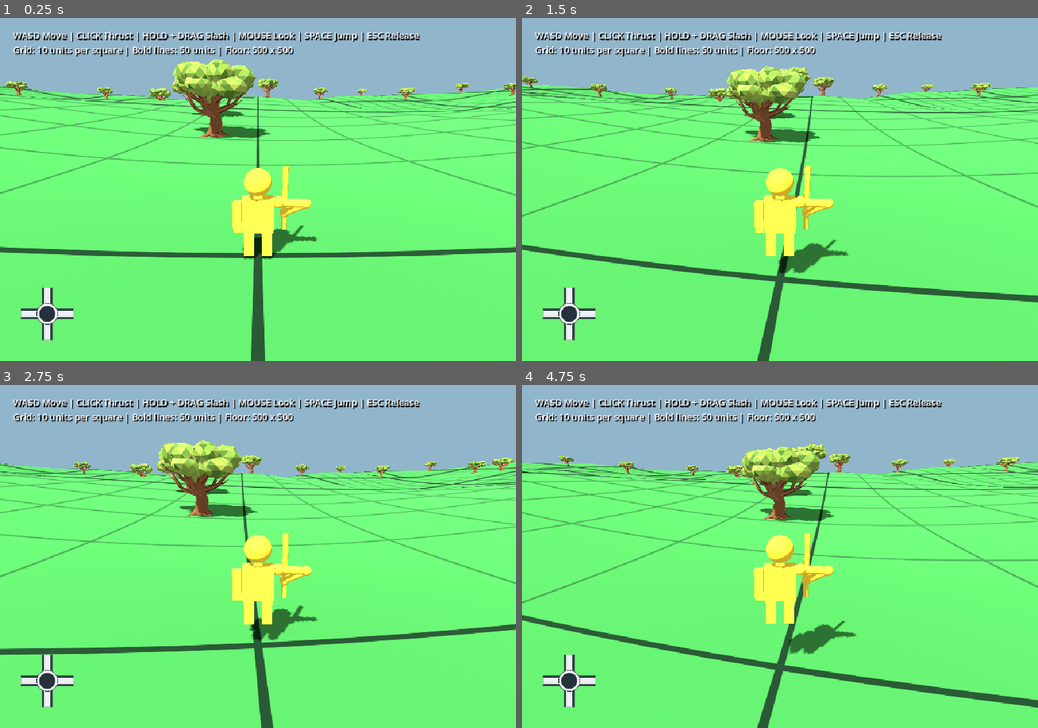
Above: before the commit, frames 1-4 (two rows, left to right).
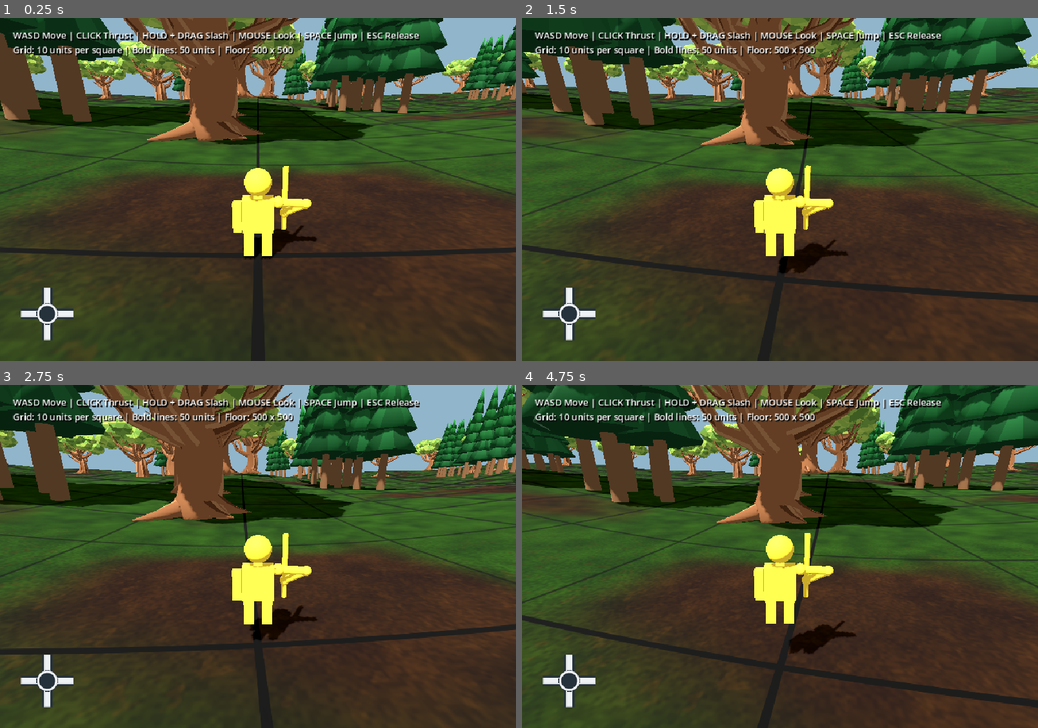
Above: after the commit, the same moments.

Repository: AbelDude/tarnation
Game: Godot game, scene res://main.tscn
Same seed, same stepped clock (60 frames per second), same inputs: the game is played once before the commit and once after it.
Inputs (mouse positions are in pixels of both pictures, inside the frame that each line leads up to):
- Up to frame 1 (0.25 s): no input
- Up to frame 2 (1.5 s): tap Enter at 0.5 s; move the mouse to (805, 189) at 0.52 s; hold Up from 0.53 s (still down); click (805, 189) at 0.67 s; tap Space at 0.77 s; move the mouse to (754, 189) at 1.27 s
- Up to frame 3 (2.75 s): keep holding Up; tap Space at 1.52, 2 s; move the mouse to (268, 549) at 2.02 s
- Up to frame 4 (4.75 s): keep holding Up; move the mouse to (774, 563) at 2.77 s; click (774, 563) at 2.92 s; tap Space at 3.02, 3.77, 4.52 s; move the mouse to (816, 559) at 3.52 s; move the mouse to (738, 553) at 4.27 s

The runs differ from the first frame. In frame 1, 92% of the frame differs, in the area x 0-100%, y 0-100%; in frame 2, 93%; in frame 3, 92%; in frame 4, 94%.

Commit message:
Add pine clusters, enlarge trees, and add mossy forest floor

Diff:
--- a/floor_grid.gdshader
+++ b/floor_grid.gdshader
@@ -16,11 +16,40 @@
 	return max(coverage.x, coverage.y);
 }
 
+float hash_ground(vec2 point) {
+	return fract(sin(dot(point, vec2(127.1, 311.7))) * 43758.5453);
+}
+
+float ground_noise(vec2 point) {
+	vec2 cell = floor(point);
+	vec2 fraction = fract(point);
+	vec2 blend = fraction * fraction * (3.0 - 2.0 * fraction);
+	return mix(mix(hash_ground(cell), hash_ground(cell + vec2(1.0, 0.0)), blend.x),
+		mix(hash_ground(cell + vec2(0.0, 1.0)), hash_ground(cell + vec2(1.0)), blend.x), blend.y);
+}
+
+float layered_noise(vec2 point) {
+	return ground_noise(point) * 0.57
+		+ ground_noise(point * 2.07 + vec2(13.2, 7.1)) * 0.28
+		+ ground_noise(point * 4.13 + vec2(-8.4, 19.7)) * 0.15;
+}
+
 void fragment() {
 	float minor = grid_line(floor_position, 10.0, 0.035);
 	float major = grid_line(floor_position, 50.0, 0.09);
-	vec3 grass = vec3(0.224, 0.545, 0.251);
-	ALBEDO = mix(grass, vec3(0.13, 0.32, 0.16), minor * 0.8);
-	ALBEDO = mix(ALBEDO, vec3(0.07, 0.19, 0.10), major);
-	ROUGHNESS = 0.95;
+	// Broad irregular patches, medium leaf litter, and small earthy flecks.
+	vec2 warp = vec2(ground_noise(floor_position * 0.04), ground_noise(floor_position * 0.04 + vec2(51.0))) * 5.0;
+	float patches = layered_noise((floor_position + warp) * 0.065);
+	float litter = layered_noise(floor_position * 0.6 + vec2(24.0, -17.0));
+	float grain = ground_noise(floor_position * 9.0);
+	float detail_visibility = 1.0 - smoothstep(0.06, 0.3, max(fwidth(floor_position.x), fwidth(floor_position.y)));
+	vec3 soil = mix(vec3(0.075, 0.038, 0.018), vec3(0.18, 0.10, 0.043), litter);
+	vec3 moss = mix(vec3(0.055, 0.13, 0.025), vec3(0.12, 0.24, 0.045), litter);
+	vec3 floor_color = mix(soil, moss, smoothstep(0.23, 0.46, patches));
+	float leaves = smoothstep(0.62, 0.79, layered_noise(floor_position * 2.5));
+	floor_color = mix(floor_color, vec3(0.22, 0.13, 0.045), leaves * 0.3 * detail_visibility);
+	floor_color *= mix(1.0, mix(0.8, 1.16, grain), detail_visibility);
+	ALBEDO = mix(floor_color, vec3(0.022, 0.032, 0.014), minor * 0.62);
+	ALBEDO = mix(ALBEDO, vec3(0.012, 0.019, 0.008), major * 0.85);
+	ROUGHNESS = mix(0.88, 1.0, litter);
 }
--- a/forest.gd
+++ b/forest.gd
@@ -6,6 +6,10 @@
 const WORLD_SIZE := 500.0
 const MIN_SPACING := 12.0
 const START_CLEARANCE := 12.0
+const PERSON_HEIGHT := 2.11
+const OAK_TO_PERSON_RATIO := 13.0
+const MODEL_HEIGHT := 8.427527
+const OAK_SCALE := PERSON_HEIGHT * OAK_TO_PERSON_RATIO / MODEL_HEIGHT
 
 var tree_positions: Array[Vector3] = []
 
@@ -30,7 +34,7 @@
 			continue
 		var position_on_ground := Vector3(point.x, TERRAIN.height_at(point.x, point.y) - 0.15, point.y)
 		tree_positions.append(position_on_ground)
-		var size := rng.randf_range(0.85, 1.15)
+		var size := OAK_SCALE * rng.randf_range(0.85, 1.15)
 		# Keep the imported scene intact so its animated blend shapes still sway.
 		var tree := scene.instantiate() as Node3D
 		tree.name = "Oak_%03d" % tree_positions.size()
--- a/main.gd
+++ b/main.gd
@@ -12,6 +12,10 @@
 	forest.name = "Forest"
 	forest.set_script(preload("res://forest.gd"))
 	add_child(forest)
+	var pines := Node3D.new()
+	pines.name = "PineForest"
+	pines.set_script(preload("res://pine_forest.gd"))
+	add_child(pines)
 	add_box("NorthWall", Vector3(0, 40, -250), Vector3(500.5, 100, 0.5), Color("254d30"), false)
 	add_box("SouthWall", Vector3(0, 40, 250), Vector3(500.5, 100, 0.5), Color("254d30"), false)
 	add_box("WestWall", Vector3(-250, 40, 0), Vector3(0.5, 100, 500), Color("254d30"), false)
--- /dev/null
+++ b/pine_forest.gd
@@ -0,0 +1,162 @@
+extends Node3D
+
+const TERRAIN := preload("res://terrain.gd")
+const CLUSTER_AREA := 10000.0
+const MIN_TREES_PER_CLUSTER := 3
+const MAX_TREES_PER_CLUSTER := 12
+const WORLD_SIZE := 500.0
+
+var pine_height := 0.0
+var pine_width_scale := 1.0
+var cluster_centers: Array[Vector2] = []
+var cluster_positions: Array = []
+
+
+func _ready() -> void:
+	var oak := load("res://assets/ancient-oak-swaying.glb").instantiate() as Node3D
+	var limits := [INF, -INF]
+	measure_height(oak, Transform3D.IDENTITY, limits)
+	oak.free()
+	var model_height: float = limits[1] - limits[0]
+	var oak_scale: float = get_parent().get_node("Forest").OAK_SCALE
+	pine_height = model_height * oak_scale * 1.5
+	pine_width_scale = pine_height / (model_height * 1.6)
+	var rng := RandomNumberGenerator.new()
+	rng.randomize()
+	var variants: Array[ArrayMesh] = []
+	for index in range(8):
+		variants.append(create_pine_mesh(rng))
+	var oak_positions: Array = get_parent().get_node("Forest").tree_positions
+	var desired := int(WORLD_SIZE * WORLD_SIZE / CLUSTER_AREA)
+	var attempts := 0
+	while cluster_centers.size() < desired and attempts < 10000:
+		attempts += 1
+		var center := Vector2(rng.randf_range(-232, 232), rng.randf_range(-232, 232))
+		if center.length() < 28.0:
+			continue
+		var clear := true
+		for existing in cluster_centers:
+			if center.distance_to(existing) < 40.0:
+				clear = false
+		if not clear:
+			continue
+		var tree_count := rng.randi_range(MIN_TREES_PER_CLUSTER, MAX_TREES_PER_CLUSTER)
+		var offsets := make_cluster(rng, tree_count)
+		if offsets.size() != tree_count:
+			continue
+		for offset in offsets:
+			for oak_position in oak_positions:
+				if (center + offset).distance_to(Vector2(oak_position.x, oak_position.z)) < 3.5:
+					clear = false
+		if not clear:
+			continue
+		var positions: Array[Vector3] = []
+		var cluster := Node3D.new()
+		cluster.name = "PineCluster_%02d" % cluster_centers.size()
+		add_child(cluster)
+		for offset in offsets:
+			var point := center + offset
+			var base := Vector3(point.x, TERRAIN.height_at(point.x, point.y) - 0.08, point.y)
+			positions.append(base)
+			var tree := MeshInstance3D.new()
+			tree.name = "Pine_%02d" % positions.size()
+			tree.mesh = variants[rng.randi_range(0, variants.size() - 1)]
+			tree.position = base
+			tree.rotation.y = rng.randf_range(0, TAU)
+			cluster.add_child(tree)
+			var trunk := StaticBody3D.new()
+			trunk.position = base + Vector3(0, pine_height * 0.3, 0)
+			var collision := CollisionShape3D.new()
+			var shape := CylinderShape3D.new()
+			shape.radius = 0.3 * pine_width_scale
+			shape.height = pine_height * 0.6
+			collision.shape = shape
+			trunk.add_child(collision)
+			cluster.add_child(trunk)
+		cluster_centers.append(center)
+		cluster_positions.append(positions)
+	assert(cluster_centers.size() == desired, "Could not place requested pine clusters")
+
+
+func make_cluster(rng: RandomNumberGenerator, tree_count: int) -> Array[Vector2]:
+	var points: Array[Vector2] = [Vector2.ZERO]
+	for attempt in range(2000):
+		if points.size() == tree_count:
+			break
+		var anchor := points[rng.randi_range(0, points.size() - 1)]
+		var candidate := anchor + Vector2.from_angle(rng.randf_range(0, TAU)) * rng.randf_range(4.6, 5.4)
+		if candidate.length() > 12.0:
+			continue
+		var clear := true
+		for point in points:
+			if candidate.distance_to(point) < 4.5:
+				clear = false
+		if clear:
+			points.append(candidate)
+	return points
+
+
+func measure_height(node: Node, parent_transform: Transform3D, limits: Array) -> void:
+	var transform := parent_transform
+	if node is Node3D:
+		transform *= node.transform
+	if node is MeshInstance3D and node.mesh != null:
+		var bounds: AABB = node.mesh.get_aabb()
+		for corner in range(8):
+			var point: Vector3 = transform * bounds.get_endpoint(corner)
+			limits[0] = minf(limits[0], point.y)
+			limits[1] = maxf(limits[1], point.y)
+	for child in node.get_children():
+		measure_height(child, transform, limits)
+
+
+func create_pine_mesh(rng: RandomNumberGenerator) -> ArrayMesh:
+	var result := ArrayMesh.new()
+	var bark := StandardMaterial3D.new()
+	bark.albedo_color = Color("65472e")
+	bark.roughness = 1.0
+	var trunk := CylinderMesh.new()
+	trunk.bottom_radius = 0.3 * pine_width_scale
+	trunk.top_radius = 0.09 * pine_width_scale
+	trunk.height = pine_height * 0.88
+	trunk.radial_segments = 9
+	var wood := SurfaceTool.new()
+	wood.begin(Mesh.PRIMITIVE_TRIANGLES)
+	wood.append_from(trunk, 0, Transform3D(Basis.IDENTITY, Vector3(0, trunk.height / 2.0, 0)))
+	wood.set_material(bark)
+	wood.commit(result)
+	var needles := StandardMaterial3D.new()
+	needles.vertex_color_use_as_albedo = true
+	needles.roughness = 1.0
+	var foliage := SurfaceTool.new()
+	foliage.begin(Mesh.PRIMITIVE_TRIANGLES)
+	# Overlapping, irregular branch skirts taper into a pointed evergreen crown.
+	for tier in range(7):
+		var fraction := float(tier) / 6.0
+		var bottom := pine_height * (0.19 + fraction * 0.65)
+		var top := minf(pine_height, bottom + pine_height * 0.23)
+		if tier == 6:
+			top = pine_height
+		var radius := lerpf(1.85, 0.42, fraction) * rng.randf_range(0.9, 1.1) * pine_width_scale
+		var ring: Array[Vector3] = []
+		var phase := rng.randf_range(0, TAU)
+		for segment in range(13):
+			var angle := phase + segment * TAU / 13.0
+			var spread := radius * rng.randf_range(0.82, 1.12)
+			ring.append(Vector3(cos(angle) * spread, bottom + rng.randf_range(-0.16, 0.16), sin(angle) * spread))
+		for segment in range(13):
+			var a := ring[segment]
+			var b := ring[(segment + 1) % 13]
+			var shade := rng.randf_range(0.8, 1.15)
+			foliage.set_color(Color(0.10, 0.29 + fraction * 0.07, 0.15) * shade)
+			foliage.add_vertex(Vector3(0, top, 0))
+			foliage.add_vertex(a)
+			foliage.add_vertex(b)
+			foliage.set_color(Color(0.07, 0.18, 0.10))
+			foliage.add_vertex(Vector3(0, bottom, 0))
+			foliage.add_vertex(b)
+			foliage.add_vertex(a)
+	foliage.generate_normals()
+	foliage.set_material(needles)
+	foliage.commit(result)
+	return result
Not shown, added: pine_forest.gd.uid
Not shown, changed: README.md
